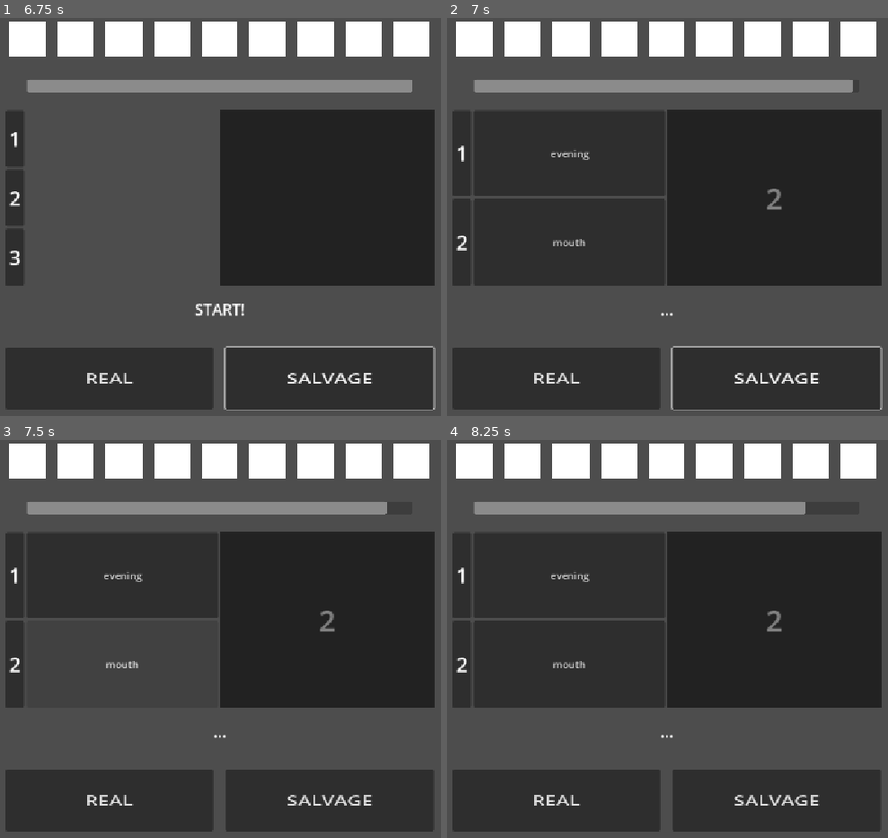
Above: before the commit, frames 1-4 (two rows, left to right).
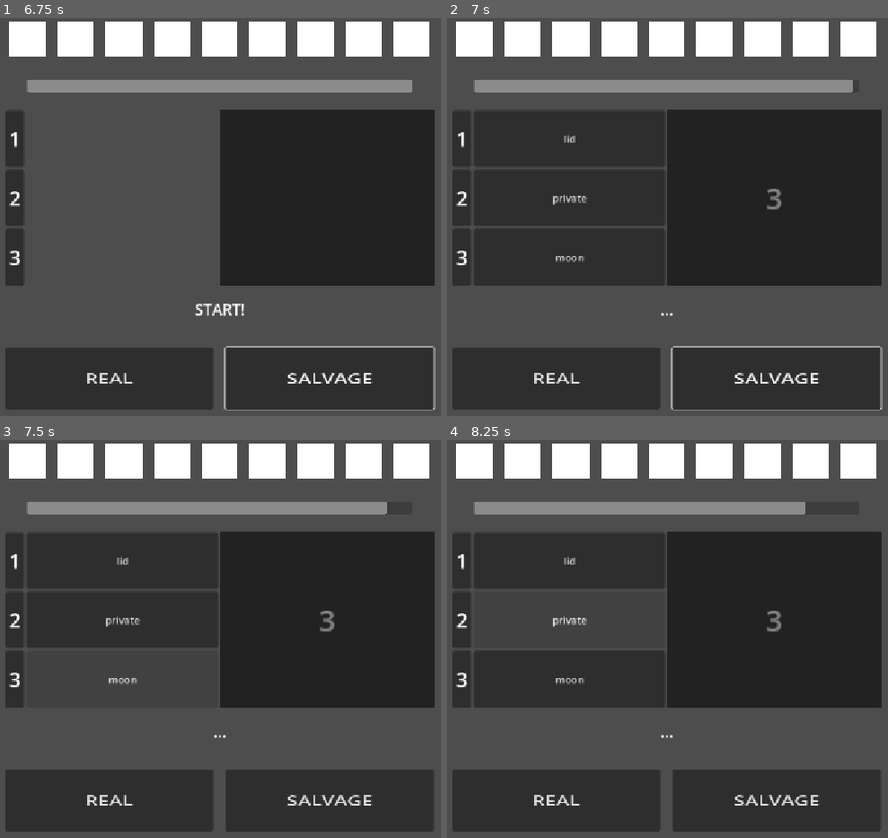
Above: after the commit, the same moments.

Repository: LeYohan-rgb/salvage_the_kanji
Game: Godot game, scene res://Scenes/initial_screen.tscn
The game is run twice, just before and just after one commit, with the same random seed, the same clock (stepped at 60 frames per second) and the same inputs.
Inputs (mouse positions are in pixels of both pictures, inside the frame that each line leads up to):
- Up to frame 1 (6.75 s): click "PLAY" at 0.5 s; click "PLAY" at 1.25 s; click "PLAY" at 2 s; click "SALVAGE THE KANJI" at 2.75 s; click "REAL" at 3.5 s; click "SALVAGE" at 4.25 s; tap Enter at 5, 6.5 s; move the mouse to (379, 201) at 5.02 s; hold Right 5.03-5.78 s; tap Alt at 5.1, 6.6 s; click (379, 201) at 5.17 s; tap Space at 5.75 s; move the mouse to (74, 240) at 5.77 s; hold Down 5.78-6.53 s; tap Shift at 5.85 s; move the mouse to (291, 129) at 6.52 s; hold Right from 6.53 s (still down)
- Up to frame 2 (7 s): keep holding Right
- Up to frame 3 (7.5 s): release Right at 7.25 s; click (123, 662) at 7.25 s, where only the run before the commit has a clickable "mouth"
- Up to frame 4 (8.25 s): click (570, 619) at 8 s, where only the run after the commit has a clickable "private"

Frame 1 is identical in both runs. In frame 2, 1.1% of the frame differs, in the area x 1-76%, y 28-63%; in frame 3, 1.0%; in frame 4, 1.1%.

Commit message:
270 kanji added

Diff:
--- a/Scripts/global.gd
+++ b/Scripts/global.gd
@@ -1002,10 +1002,9 @@
 	},
 	152: {
 		"name": "room",
-		"structure": 3,
+		"structure": 2,
 		1: ["roof"],
-		2: ["one", "private"],
-		3: ["earth"],
+		2: ["arrive"],
 		"grade": 2
 	},
 	153: {
@@ -1707,4 +1706,104 @@
 		2: ["yellow"],
 		"grade": 3
 	},
+	256: {
+		"name": "roof",
+		"structure": 4,
+		1: ["corpse"],
+		2: ["arrive"],
+		"grade": 3
+	},
+	257: {
+		"name": "warm",
+		"structure": 1,
+		1: ["water"],
+		2: ["sun", "dish"],
+		"grade": 3
+	},
+	258: {
+		"name": "change",
+		"structure": 1,
+		1: ["person"],
+		2: ["spoon"],
+		"grade": 3
+	},
+	259: {
+		"name": "luggage",
+		"structure": 2,
+		1: ["grass"],
+		2: ["man", "one", "mouth", "hook"],
+		"grade": 3
+	},
+	260: {
+		"name": "world",
+		"structure": 2,
+		1: ["field", "man"],
+		2: ["legs"],
+		"grade": 3
+	},
+	261: {
+		"name": "world",
+		"structure": 3,
+		1: ["field"],
+		2: ["man"],
+		3: ["legs"],
+		"grade": 3
+	},
+	262: {
+		"name": "open",
+		"structure": 7,
+		1: ["gates"],
+		2: ["one", "two hands"],
+		"grade": 3
+	},
+	263: {
+		"name": "floor of a building",
+		"structure": 1,
+		1: ["mound"],
+		2: ["compare", "white"],
+		"grade": 3
+	},
+	264: {
+		"name": "cold",
+		"structure": 3,
+		1: ["roof"],
+		2: ["two", "line", "line", "one", "eight"],
+		3: ["dot", "dot"],
+		"grade": 3
+	},
+	265: {
+		"name": "feeling",
+		"structure": 2,
+		1: ["cliff", "one", "mouth", "halberd"],
+		2: ["heart"],
+		"grade": 3
+	},
+	266: {
+		"name": "China",
+		"structure": 1,
+		1: ["water"],
+		2: ["grass", "mouth", "two", "person"],
+		"grade": 3
+	},
+	267: {
+		"name": "public building",
+		"structure": 1,
+		1: ["eat"],
+		2: ["roof", "mouth", "second", "one"],
+		"grade": 3
+	},
+	268: {
+		"name": "beach",
+		"structure": 2,
+		1: ["mountain"],
+		2: ["cliff", "pestle"],
+		"grade": 3
+	},
+	269: {
+		"name": "wake up",
+		"structure": 1,
+		1: ["run"],
+		2: ["oneself"],
+		"grade": 3
+	},
 }
